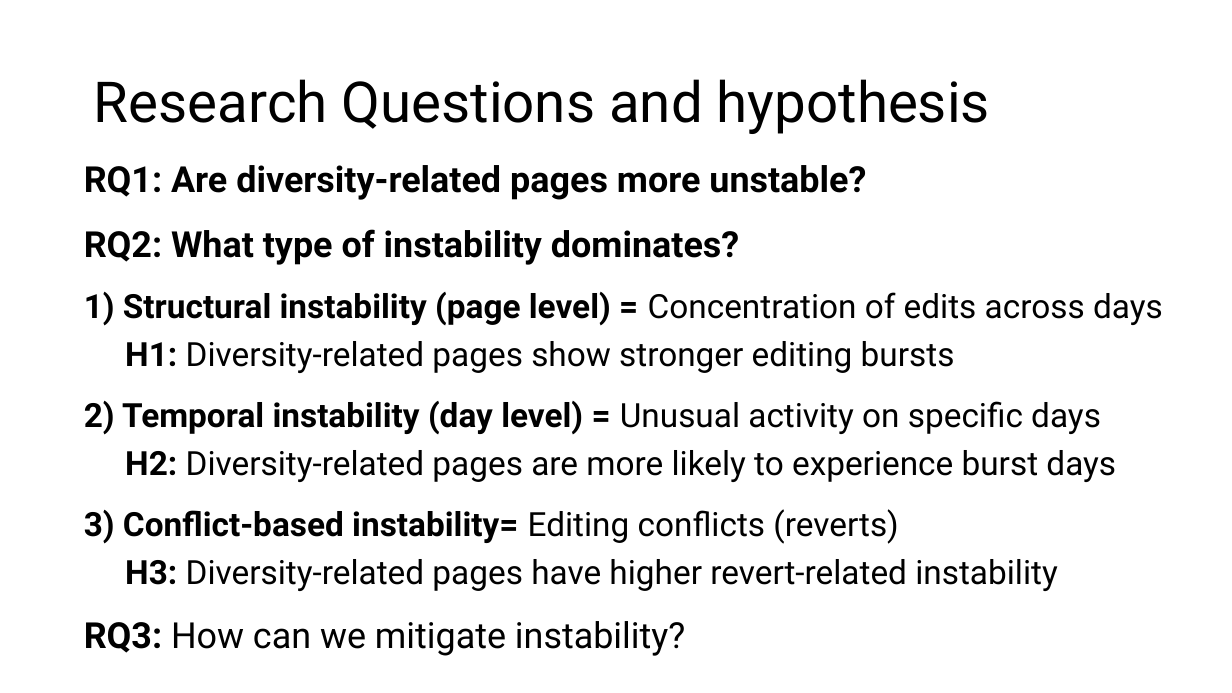
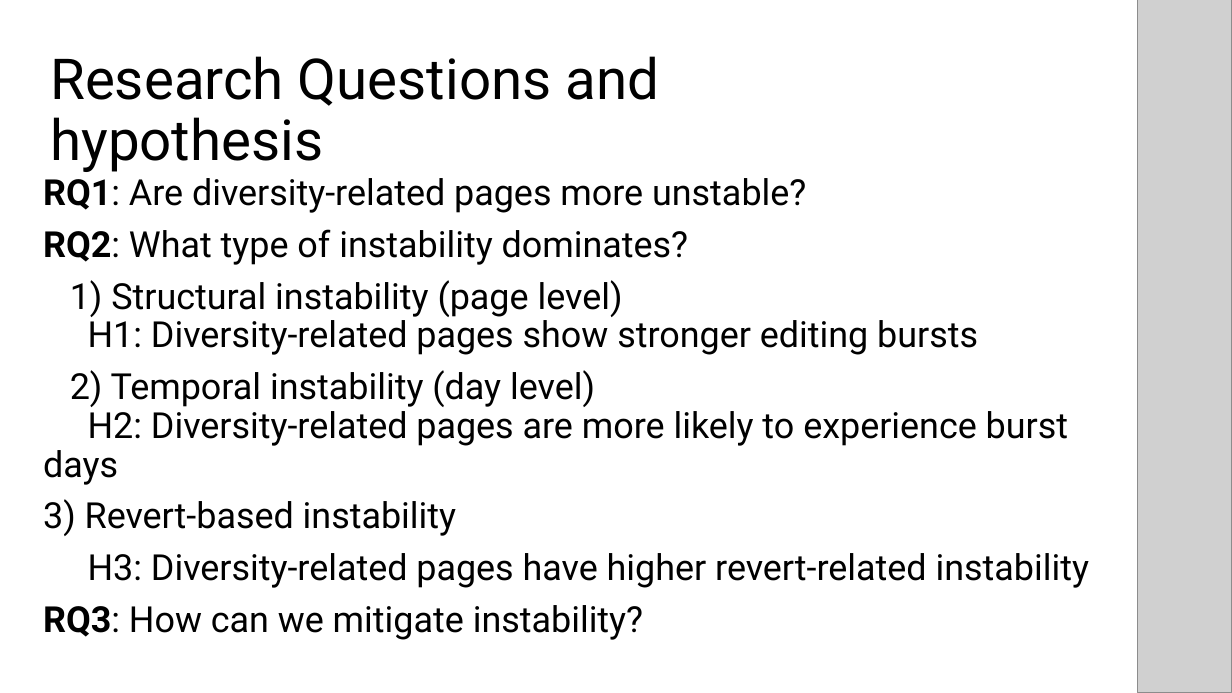
Before and after one commit to anjuyamada/wiki-assignment, a slide deck: slide 8 of Presentation Slide.pptx (slide 5 before the commit). Drawn at 1232x693 pixels with LibreOffice and Linux fonts; fonts in the diff are those of the drawing; grey boxes stand for pictures. Boxes give left, top, right and bottom in pixels: in the first picture for what was removed or moved away, otherwise in the second. Text is boxed around its words. In the diff, an @@ line names an element or a change of style, - is before the commit and + after.

```diff
--- a/Presentation Slide.pptx
+++ b/Presentation Slide.pptx
@@ title "Research Questions and hypothesis" rewrapped from box(94, 79, 990, 134) to box(50, 56, 660, 172) @@
@@ picture added at box(1138, 0, 1232, 693) @@
@@ text "RQ1: Are diversity-related pages more ...": place and size @@
-text "RQ1: Are diversity-related pages more ..." at box(84, 165, 1163, 656)
+text "RQ1: Are diversity-related pages more ..." at box(43, 178, 1089, 640)
@@ text "RQ1: Are diversity-related pages more ..." at box(43, 178, 1089, 640): vertical alignment top to middle @@
@@ text at box(43, 178, 806, 640): bold off in "RQ1: Are diversity-related pages more unstable?", "RQ2: What type of instability dominates?", "RQ3:"; line spacing 1.2 to 0.9 @@
@@ text at box(43, 280, 1089, 588): text changed; size 26 to 28 pt @@
-1) Structural instability (page level) = Concentration of edits across days
-H1: Diversity-related pages show stronger editing bursts
-2) Temporal instability (day level) = Unusual activity on specific days
-H2: Diversity-related pages are more likely to experience burst days
-3) Conflict-based instability= Editing conflicts (reverts)
-H3: Diversity-related pages have higher revert-related instability
+1) Structural instability (page level)
+H1: Diversity-related pages show stronger editing bursts
+2) Temporal instability (day level)
+H2: Diversity-related pages are more likely to experience burst days
+3) Revert-based instability
+H3: Diversity-related pages have higher revert-related instability
```
Also in this commit, not shown: 11 other slides changed, 8 slides added, 10 other files.
